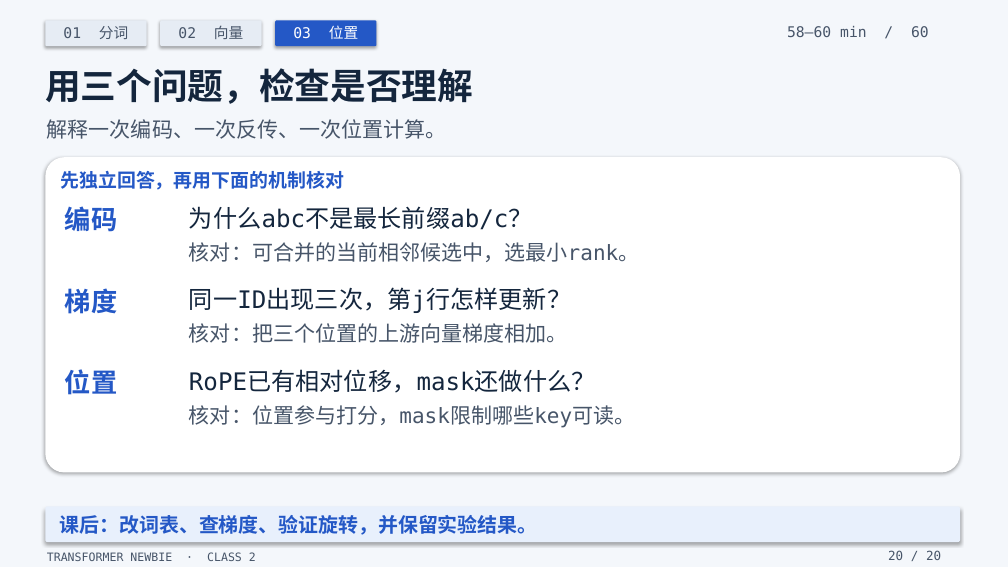
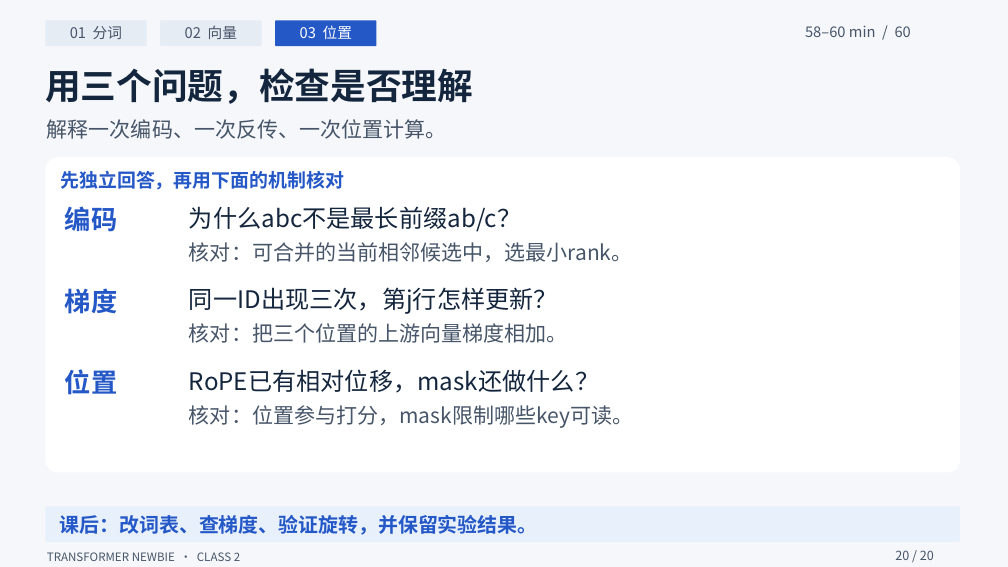
Before and after one commit to yangzy723/Transformer-Newbie, a slide deck: slide 20 of class2/class2_tokens_embeddings_positions.pptx. Drawn at 1008x567 pixels with LibreOffice and Linux fonts; fonts in the diff are those of the drawing. Boxes give left, top, right and bottom in pixels: in the first picture for what was removed or moved away, otherwise in the second. Text is boxed around its words. In the diff, an @@ line names an element or a change of style, - is before the commit and + after.

Commit message:
Clarify class 2 slide layout and teach RoPE through rotation diagrams

```diff
--- a/class2/class2_tokens_embeddings_positions.pptx
+++ b/class2/class2_tokens_embeddings_positions.pptx
@@ background #F7F5EF to #FFFFFF @@
@@ rectangle at (0, 0, 1008, 567): fill #F4F7FB to #F5F7FA; shadow off @@
@@ shadow off; proportions changed in 5 elements at (45, 20, 147, 46), (160, 20, 262, 46), (275, 20, 377, 46), (45, 507, 960, 542), (45, 157, 960, 473) @@
@@ font DejaVu Sans Mono to Noto Sans CJK SC in 12 elements at (70, 26, 122, 39), (185, 26, 237, 39), (300, 25, 352, 39), (805, 25, 911, 37), (60, 515, 538, 535), (47, 552, 240, 561), (895, 550, 934, 560), (189, 206, 521, 232), (189, 242, 633, 262), (189, 287, 558, 314), (189, 369, 599, 393), (189, 405, 633, 428) @@
```
Also in this commit, not shown: 18 other slides changed, 1 slide added, 1 slide removed, 29 other files.
